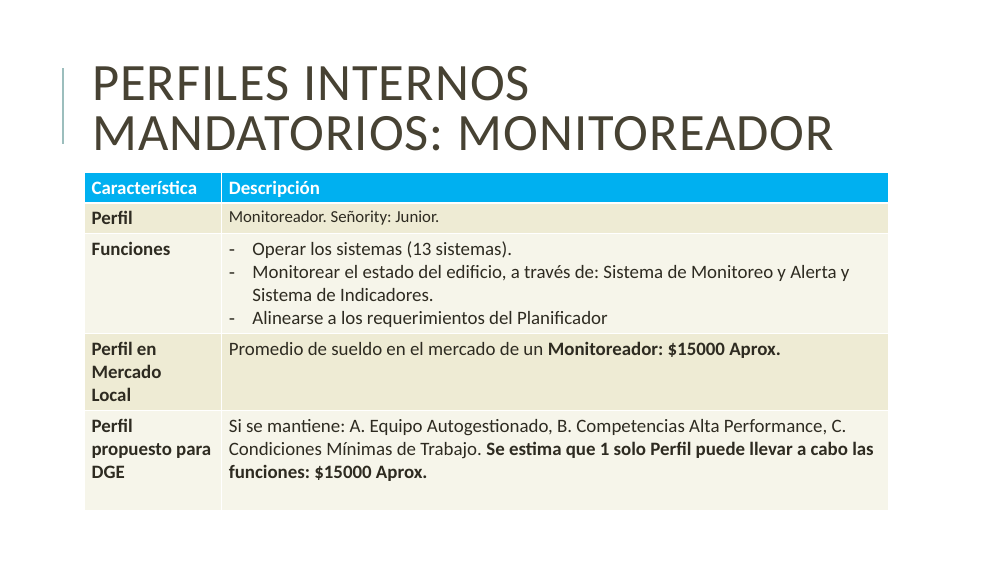
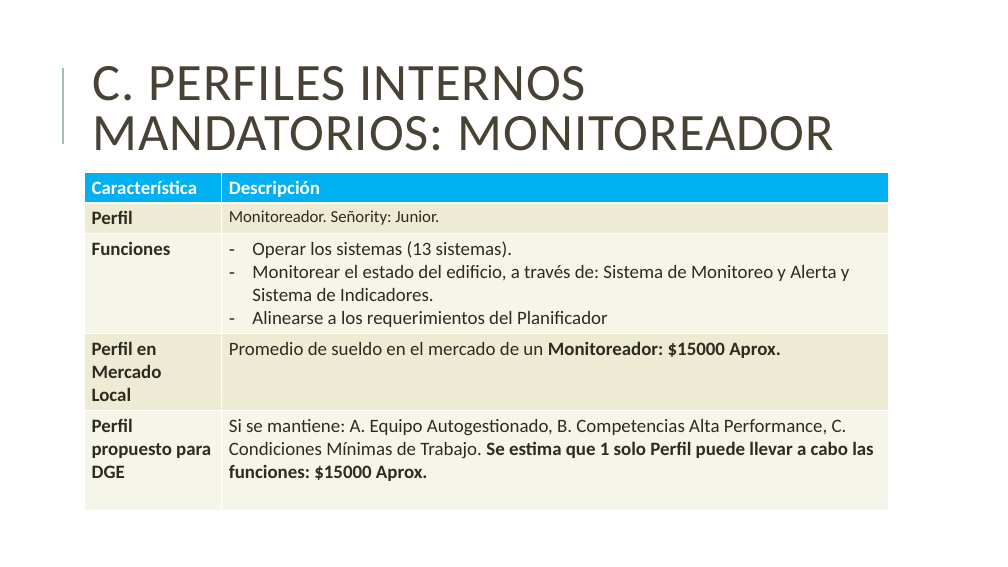
Before and after one commit to jsrxar/dge, a slide deck: slide 38 of 1-general/1-presentaciones/planificacion-control-presentacion-v2.pptx (slide 32 before the commit). Drawn at 1008x567 pixels with LibreOffice and Linux fonts; fonts in the diff are those of the drawing. Boxes give left, top, right and bottom in pixels: in the first picture for what was removed or moved away, otherwise in the second. Text is boxed around its words. In the diff, an @@ line names an element or a change of style, - is before the commit and + after.

```diff
--- a/1-general/1-presentaciones/planificacion-control-presentacion-v2.pptx
+++ b/1-general/1-presentaciones/planificacion-control-presentacion-v2.pptx
@@ title at box(92, 66, 834, 151): text changed @@
-PERFILES INTERNOS MANDATORIOS: MONITOREADOR
+C. PERFILES INTERNOS MANDATORIOS: MONITOREADOR
```
Also in this commit, not shown: 17 other slides changed, 6 slides added.
